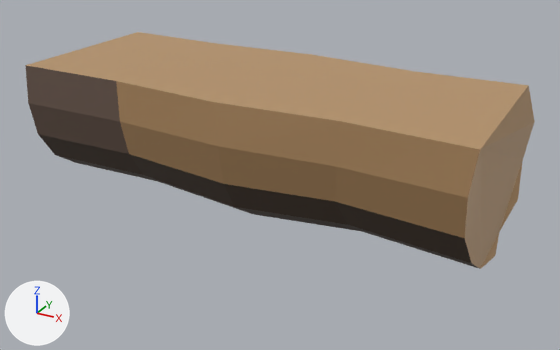
Two versions of the Blender file art/kit/props/prop.log_seat/prop.log_seat.2.blend, one commit apart.
Both versions are drawn from a 50 mm camera at (0.936, -1.644, 0.907) aimed at (0.032, -0.001, 0.086). Lighting does not change. The marker at lower left points along +X, +Y and +Z. The picture after the commit comes second.

In view in the first picture: 'prop.log_seat.2'.
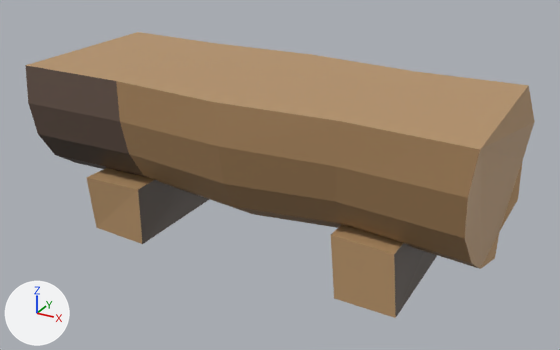
The newer file is also turned or shifted as a whole; pictures and numbers use the older file's frame.

Where the change shows, as pixel boxes (x1, y1, x2, y2) in the pictures (560 x 350 px):
'prop.log_seat.2', reshaped (21% taller): before (25, 32, 535, 269); after (25, 32, 535, 318)
part 1 of me_prop_log_seat_2, built on: after (87, 168, 209, 244)
part 2 of me_prop_log_seat_2, built on: before (465, 86, 535, 269); after (331, 86, 535, 318)
part 3 of me_prop_log_seat_2, surface changed (lighter): (129, 154, 475, 267) in both

The change in detail:
me_prop_log_seat_2 is used by ob_prop_log_seat_2; location (0.0, 0.0, 0.0).
Verts and faces of me_prop_log_seat_2; kept vertices keep their numbers, new ones are numbered from 55.
Before the commit, vertices of me_prop_log_seat_2: 27 (-0.005, 0.0, 0.0).
Before the commit, vertices of me_prop_log_seat_2: 49 (0.609, 0.0, 0.0) at pixel (495, 255).
me_prop_log_seat_2 had 55 vertices, 46 faces and spanned x -0.612..0.612, y -0.262..0.262, z 0.0..0.35.
me_prop_log_seat_2 now has 71 vertices, 58 faces and spans x -0.612..0.612, y -0.262..0.262, z -0.105..0.35.
Part 1, on me_prop_log_seat_2:
Vertex 27 moves to (-0.005, 0.0, -0.012).
New vertex 55 is at (-0.442, -0.201, -0.097), pixel (96, 227).
New vertex 56 is at (-0.445, -0.215, 0.06), pixel (86, 177).
New vertex 57 is at (-0.434, 0.216, -0.103).
New vertex 58 is at (-0.429, 0.208, 0.056).
New vertex 59 is at (-0.278, -0.205, -0.105), pixel (142, 244).
New vertex 60 is at (-0.276, -0.209, 0.059), pixel (137, 189).
New vertex 61 is at (-0.275, 0.204, -0.105).
New vertex 62 is at (-0.286, 0.218, 0.057).
New faces: (55, 56, 58, 57), (59, 61, 62, 60), (55, 59, 60, 56), (57, 58, 62, 61), (55, 57, 61, 59), (56, 60, 62, 58).
Part 2, on me_prop_log_seat_2:
Vertex 49 moves to (0.609, 0.0, -0.007), pixel (495, 258).
New vertex 63 is at (0.291, -0.206, -0.1), pixel (334, 298).
New vertex 64 is at (0.275, -0.201, 0.064), pixel (330, 234).
New vertex 65 is at (0.286, 0.211, -0.104).
New vertex 66 is at (0.279, 0.211, 0.06).
New vertex 67 is at (0.451, -0.219, -0.095), pixel (395, 318).
New vertex 68 is at (0.436, -0.215, 0.064), pixel (394, 254).
New vertex 69 is at (0.436, 0.202, -0.104).
New vertex 70 is at (0.434, 0.206, 0.059).
New faces: (63, 64, 66, 65), (67, 69, 70, 68), (63, 67, 68, 64), (65, 66, 70, 69), (63, 65, 69, 67), (64, 68, 70, 66).
me_prop_log_seat_2 part 3: 6 kept faces spanning x -0.301..0.6, y -0.243..-0.092, z 0.008..0.162 get new texture (UV) coordinates.
